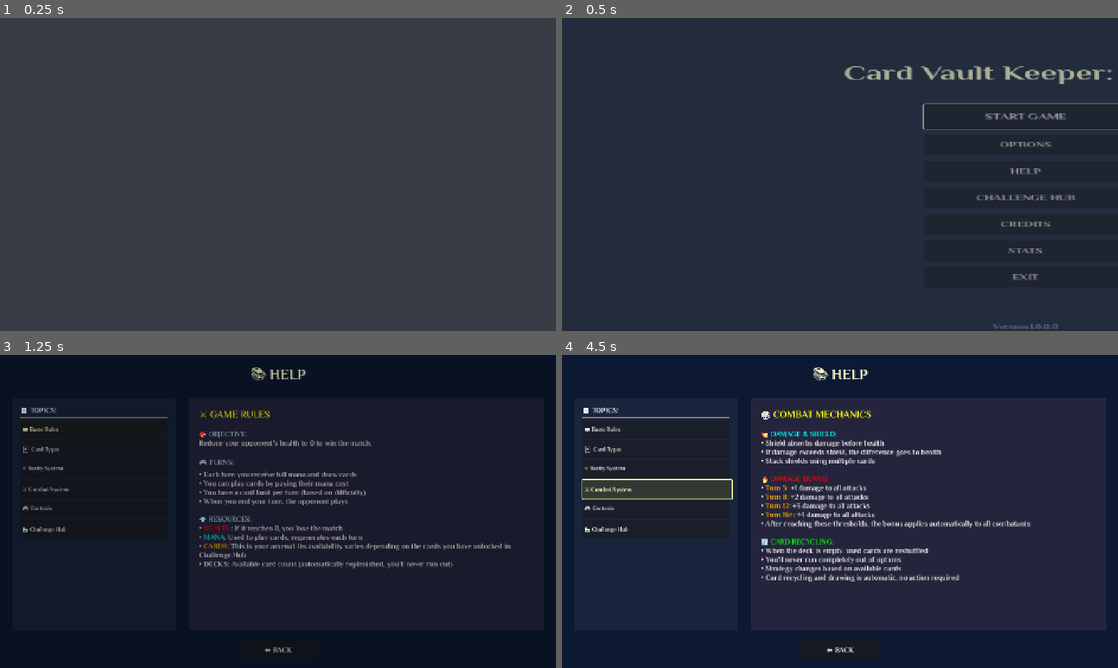
Above: before the commit, frames 1-4 (two rows, left to right).
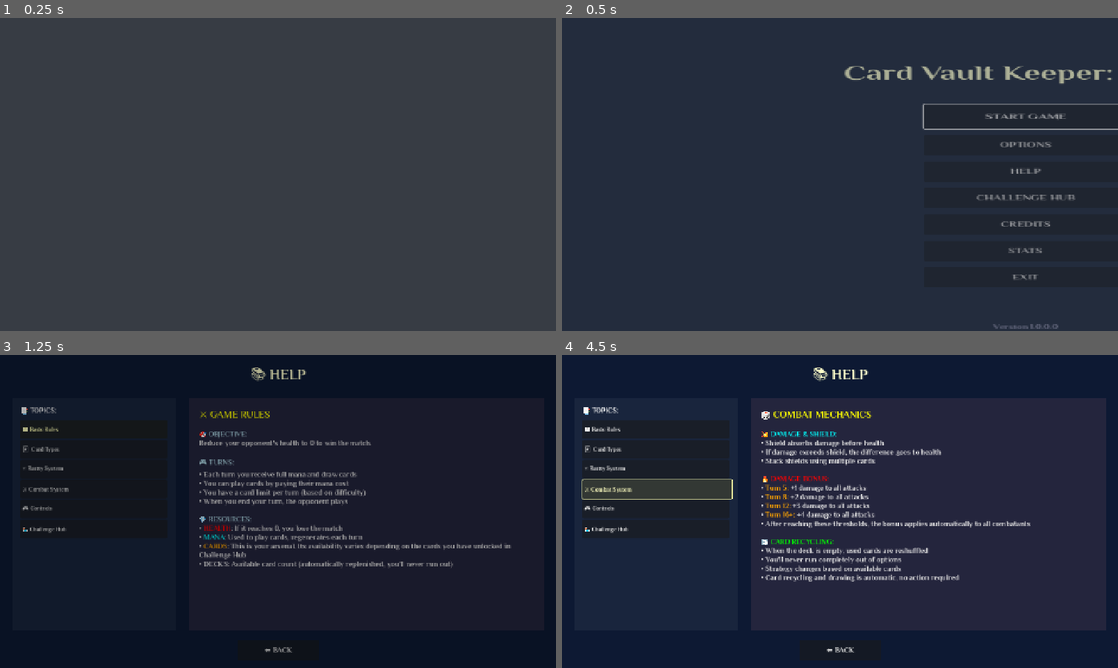
Above: after the commit, the same moments.

Repository: lextrack/Card-Vault-Keeper-Arena
Game: Godot game, scene res://scenes/MainMenu.tscn
Two runs of this game, one before a commit and one after it. Both use one fixed random seed, a clock stepped at 60 frames per second and the inputs below. Sound files missing from this copy of the repository are replaced by a short silence.
Inputs:
- Up to frame 1 (0.25 s): no input
- Up to frame 2 (0.5 s): no input
- Up to frame 3 (1.25 s): click "HELP" at 0.5 s
- Up to frame 4 (4.5 s): click "⬅️ BACK" at 1.25 s; click "📖 Basic Rules" at 2 s; click "🃏 Card Types" at 2.75 s; click "⭐ Rarity System" at 3.5 s; click "⚔️ Combat System" at 4.25 s

Frame 1 is identical in both runs. In frame 2, 0.9% of the frame differs, in the area x 50-100%, y 15-84%; in frame 3, 2.0%; in frame 4, 3.3%, in the area x 3-85%, y 6-94%.

Commit message:
Minor changes

Diff:
--- a/project.godot
+++ b/project.godot
@@ -33,6 +33,7 @@
 window/size/viewport_width=1366
 window/size/viewport_height=768
 window/stretch/mode="canvas_items"
+window/stretch/aspect="expand"
 
 [gui]
 
--- a/scenes/Main.tscn
+++ b/scenes/Main.tscn
@@ -32,8 +32,6 @@
 
 [node name="CardDrawPlayer" type="AudioStreamPlayer" parent="AudioManager/CardSounds"]
 
-[node name="CardPlaySound" type="AudioStreamPlayer" parent="AudioManager/CardSounds"]
-
 [node name="CardHoverPlayer" type="AudioStreamPlayer" parent="AudioManager/CardSounds"]
 stream = ExtResource("3_q8u5g")
 volume_db = -4.0
@@ -71,10 +69,6 @@
 stream = ExtResource("14_mwfav")
 
 [node name="LosePlayer" type="AudioStreamPlayer" parent="AudioManager/GameSounds"]
-
-[node name="DeckShufflePlayer" type="AudioStreamPlayer" parent="AudioManager/GameSounds"]
-
-[node name="NotificationPlayer" type="AudioStreamPlayer" parent="AudioManager/GameSounds"]
 
 [node name="BonusPlayer" type="AudioStreamPlayer" parent="AudioManager/GameSounds"]
 stream = ExtResource("11_qmy6f")
--- a/scripts/AudioHelper.gd
+++ b/scripts/AudioHelper.gd
@@ -121,11 +121,6 @@
 		return false
 	return audio_manager.play_ui_click_sound()
 
-func play_notification_sound() -> bool:
-	if not is_initialized or sfx_muted:
-		return false
-	return audio_manager.play_notification_sound()
-
 func play_bonus_sound() -> bool:
 	if not is_initialized or sfx_muted:
 		return false
@@ -150,11 +145,6 @@
 	if not is_initialized:
 		return false
 	return audio_manager.stop_music()
-
-func play_deck_shuffle_sound() -> bool:
-	if not is_initialized or sfx_muted:
-		return false
-	return audio_manager.play_deck_shuffle_sound()
 
 func play_background_music() -> bool:
 	if not is_initialized:
--- a/scripts/AudioManager.gd
+++ b/scripts/AudioManager.gd
@@ -19,8 +19,6 @@
 @onready var turn_change_player = $GameSounds/TurnChangePlayer
 @onready var win_player = $GameSounds/WinPlayer
 @onready var lose_player = $GameSounds/LosePlayer
-@onready var deck_shuffle_player = $GameSounds/DeckShufflePlayer
-@onready var notification_player = $GameSounds/NotificationPlayer
 @onready var bonus_player = $GameSounds/BonusPlayer
 @onready var music_player = $GameSounds/MusicPlayer
 
@@ -38,8 +36,8 @@
 		card_play_player, card_draw_player, card_hover_player, hybrid_player,
 		attack_player, heal_player, shield_player, damage_player,
 		ai_attack_player, ai_heal_player, ai_shield_player, ai_card_play_player,
-		turn_change_player, win_player, lose_player, deck_shuffle_player,
-		notification_player, bonus_player, ui_click_player, ui_hover_player
+		turn_change_player, win_player, lose_player,
+		bonus_player, ui_click_player, ui_hover_player
 	]
 
 	for player in base_players:
@@ -64,8 +62,6 @@
 	_create_pool("turn_change", turn_change_player, 2)
 	_create_pool("win", win_player, 1)
 	_create_pool("lose", lose_player, 1)
-	_create_pool("deck_shuffle", deck_shuffle_player, 2)
-	_create_pool("notification", notification_player, 4)
 	_create_pool("bonus", bonus_player, 2)
 
 	_create_pool("ui_click", ui_click_player, 3)
@@ -173,9 +169,6 @@
 func play_button_hover_sound() -> bool:
 	return _play_sound("button_hover")
 
-func play_notification_sound() -> bool:
-	return _play_sound("notification")
-
 func play_bonus_sound() -> bool:
 	return _play_sound("bonus")
 
--- a/scripts/TransitionManager.gd
+++ b/scripts/TransitionManager.gd
@@ -61,45 +61,12 @@
 	await get_tree().create_timer(0.2).timeout
 	await current_overlay.fade_out(duration * 0.6)
 
-# Nueva función para transiciones de regreso al menú principal
-func fade_to_main_menu(duration: float = 1.0):
-	await ensure_overlay_exists()
-
-	if not current_overlay or not current_overlay.has_method("is_ready") or not current_overlay.is_ready():
-		push_error("TransitionOverlay is not available, changing scene directly")
-		get_tree().change_scene_to_file("res://scenes/MainMenu.tscn")
-		return
-
-	# Fade in más rápido para transiciones de regreso
-	await current_overlay.fade_in(duration * 0.3)
-
-	get_tree().change_scene_to_file("res://scenes/MainMenu.tscn")
-
-	# Esperar frames adicionales para asegurar que la escena se carga completamente
-	await get_tree().process_frame
-	await get_tree().process_frame
-
-	# Notificar al MainMenu que venimos de regreso
-	var main_menu = get_tree().current_scene
-	if main_menu and main_menu.has_method("_on_scene_entered"):
-		await get_tree().create_timer(0.1).timeout  # Pequeña pausa
-		main_menu._on_scene_entered()
-
-	# Fade out más suave
-	await current_overlay.fade_out(duration * 0.5)
-
 func ensure_overlay_exists():
 	if not current_overlay and not is_creating_overlay:
 		await create_overlay()
 
 	while is_creating_overlay:
 		await get_tree().process_frame
-
-func quick_fade_to_scene(scene_path: String):
-	await fade_to_scene(scene_path, 0.8)
-
-func quick_fade_to_main_menu():
-	await fade_to_main_menu(0.8)
 
 func instant_to_scene(scene_path: String):
 	await ensure_overlay_exists()
@@ -115,6 +82,28 @@
 	if current_overlay and current_overlay.has_method("is_ready") and current_overlay.is_ready():
 		await current_overlay.fade_out(0.5)
 
+func fade_to_main_menu(duration: float = 1.0):
+	await ensure_overlay_exists()
+
+	if not current_overlay or not current_overlay.has_method("is_ready") or not current_overlay.is_ready():
+		push_error("TransitionOverlay is not available, changing scene directly")
+		get_tree().change_scene_to_file("res://scenes/MainMenu.tscn")
+		return
+
+	await current_overlay.fade_in(duration * 0.3)
+
+	get_tree().change_scene_to_file("res://scenes/MainMenu.tscn")
+
+	await get_tree().process_frame
+	await get_tree().process_frame
+
+	var main_menu = get_tree().current_scene
+	if main_menu and main_menu.has_method("_on_scene_entered"):
+		await get_tree().create_timer(0.1).timeout
+		main_menu._on_scene_entered()
+
+	await current_overlay.fade_out(duration * 0.5)
+
 func recreate_overlay():
 	if current_overlay:
 		current_overlay.queue_free()
@@ -122,6 +111,3 @@
 
 	is_creating_overlay = false
 	await create_overlay()
-
-func fade_to_scene_with_message(scene_path: String, duration: float = 1.0, message: String = ""):
-	await fade_to_scene(scene_path, duration)
--- a/scripts/TransitionOverlay.gd
+++ b/scripts/TransitionOverlay.gd
@@ -9,7 +9,7 @@
 var show_duration = 0.2
 var flip_duration = 0.5
 var float_amplitude = 2.0
-var current_face = "front"  # "front" o "back"
+var current_face = "front"
 
 var rotation_tween: Tween
 var float_tween: Tween
@@ -19,11 +19,6 @@
 	layer = 1000
 	overlay.color.a = 0.0
 	loading_container.modulate.a = 0.0
-
-	_ensure_card_position()
-
-func _ensure_card_position():
-	pass
 
 func start_loading_animation():
 	_stop_all_tweens()
@@ -189,18 +184,5 @@
 func is_covering() -> bool:
 	return overlay.color.a > 0.5
 
-func show_loading():
-	instant_black()
-
-func hide_loading():
-	await fade_out(0.5)
-
 func is_ready() -> bool:
 	return overlay != null and loading_container != null and card_container != null
-
-func set_animation_speed(new_show_duration: float, new_flip_duration: float = 0.6):
-	show_duration = new_show_duration
-	flip_duration = new_flip_duration
-
-func set_float_intensity(amplitude: float):
-	float_amplitude = amplitude
